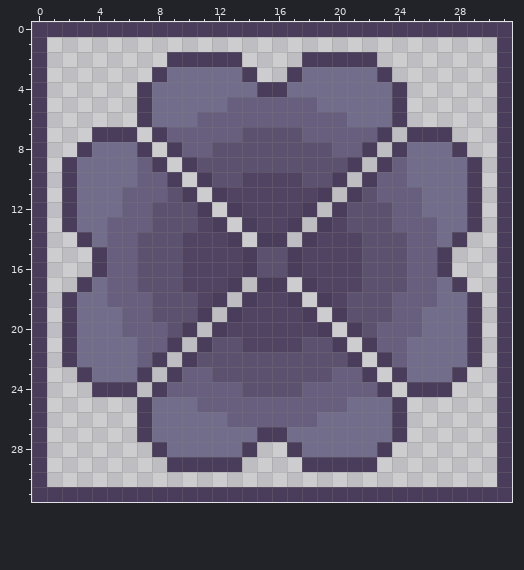
Two states of a pixel-art file, aseprite files/low/luck.ase. The picture above is the old version.
32x32 pixels, 1 frame. Pixels under 10% opacity are left out.
Once edited:
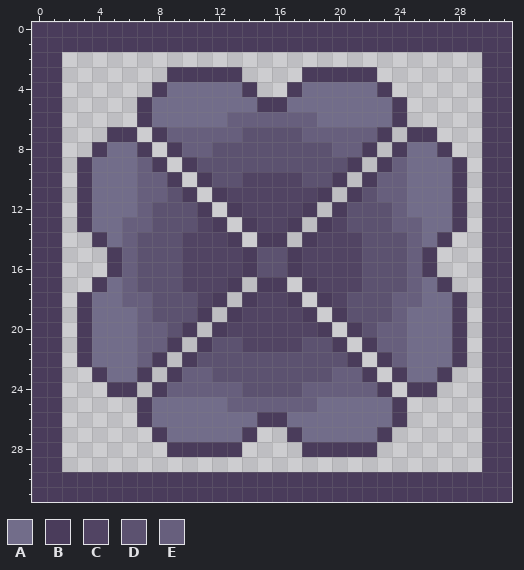
Palette (. is transparent): A #726d8a  B #4a3c5b  C #514463  D #5c5270  E #675f7d
What changed:
The edit turns colour E into colour A in row 5 at x 13 to 14 and 17 to 18; in row 6 at x 11 to 12 and 19 to 20; in rows 11 to 12 at x 6 and 25; in rows 13 to 14 at x 5 and 26; in rows 17 to 18 at x 5 and 26; in rows 19 to 20 at x 6 and 25.
The edit turns colour E into colour A in row 25 at x 11 to 12 and 19 to 20; in row 26 at x 13 to 14 and 17 to 18.
There is now colour B in row 1 at x 1 to 30; in rows 2 to 29 at x 1 and 30; in row 30 at x 1 to 30.
The edit turns colour A into colour B in row 3 at x 9 to 13 and 18 to 22; in row 4 at x 8, 14, 17 and 23; in row 8 at x 4 and 27; in rows 9 to 13 at x 3 and 28; in row 14 at x 4 and 27; in row 17 at x 4 and 27.
The edit turns colour A into colour B in rows 18 to 22 at x 3 and 28; in row 23 at x 4 and 27; in row 27 at x 8, 14, 17 and 23; in row 28 at x 9 to 13 and 18 to 22.
The edit turns colour E into colour B in row 5 at x 15 to 16; in rows 15 to 16 at x 5 and 26; in row 26 at x 15 to 16.
The author cleared colour B in row 2 at x 9 to 13 and 18 to 22; in row 3 at x 8, 14, 17 and 23; in row 4 at x 7, 15 to 16 and 24; in row 7 at x 4 and 27; in row 8 at x 3 and 28; in rows 9 to 13 at x 2 and 29.
The author cleared colour B in row 14 at x 3 and 28; in rows 15 to 16 at x 4 and 27; in row 17 at x 3 and 28; in rows 18 to 22 at x 2 and 29; in row 23 at x 3 and 28; in row 24 at x 4 and 27.
The author cleared colour B in row 27 at x 7, 15 to 16 and 24; in row 28 at x 8, 14, 17 and 23; in row 29 at x 9 to 13 and 18 to 22.
